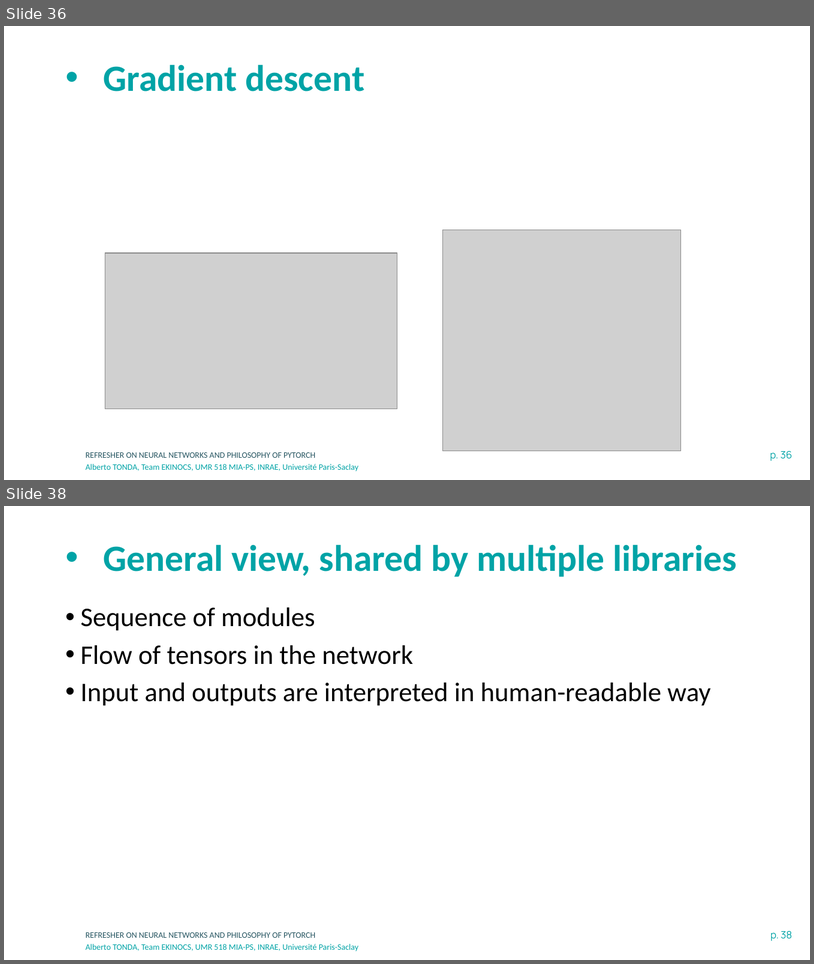
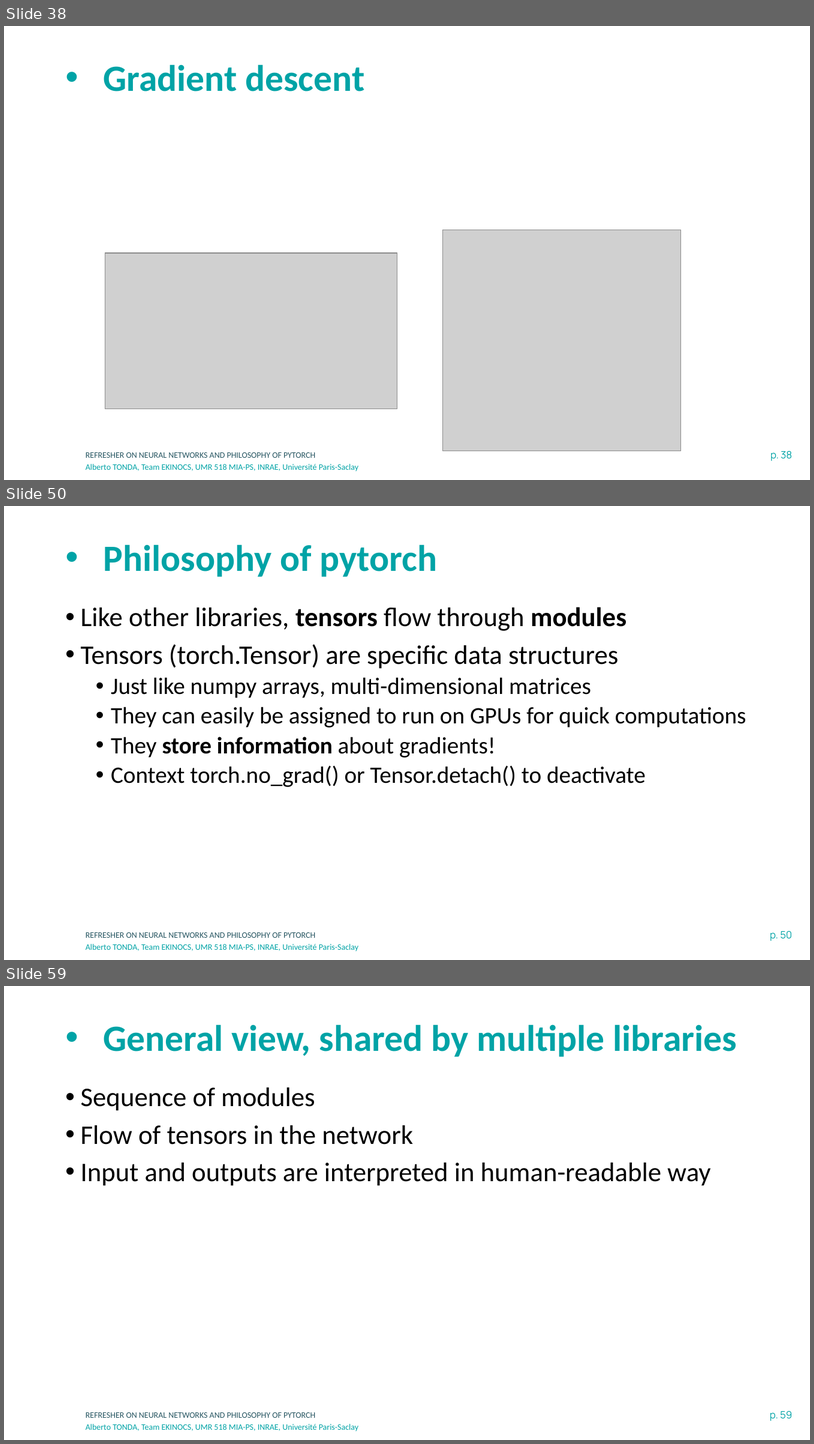
Before and after one commit to albertotonda/teaching, a slide deck: deep-learning-in-practice-with-pytorch/1-neural-networks-and-pytorch.pptx. Shown one above the other, each under a label of ours: slides 36 and 38 before the commit, slides 38, 50 and 59 after it; the slides between them are not shown. The pictures are 814x964 and 814x1444 pixels, drawn with LibreOffice and Linux fonts; fonts in the diff are those of the drawing; grey boxes stand for pictures; background and template pictures are left out. Boxes give left, top, right and bottom in pixels: in the first picture for what was removed or moved away, otherwise in the second. Text is boxed around its words. In the diff, an @@ line names an element or a change of style, - is before the commit and + after.

```diff
--- a/deep-learning-in-practice-with-pytorch/1-neural-networks-and-pytorch.pptx
+++ b/deep-learning-in-practice-with-pytorch/1-neural-networks-and-pytorch.pptx
@@ slide 50 added at box(4, 506, 810, 960), background #FFFFFF; not listed: 3 template elements that a slide beside it also shows @@
@@ title added at box(103, 544, 438, 577), 44 pt, text #00A3A6, bold @@
+• Philosophy of pytorch
@@ text added at box(81, 607, 747, 787), 28 pt, text #000000 @@
+• Like other libraries, tensors flow through modules
+• Tensors (torch.Tensor) are specific data structures
+  • Just like numpy arrays, multi-dimensional matrices
+  • They can easily be assigned to run on GPUs for quick computations
+  • They store information about gradients!
+  • Context torch.no_grad() or Tensor.detach() to deactivate
@@ what was slide 36 is now slide 38 @@
@@ page number at box(771, 450, 792, 460): text changed @@
-p. 36
+p. 38
@@ what was slide 38 is now slide 59 @@
@@ page number at box(770, 1410, 792, 1420): text changed @@
-p. 38
+p. 59
```
Also in this commit, not shown: 4 slides changed, 21 other slides added, 1 slide removed, 8 other files.
